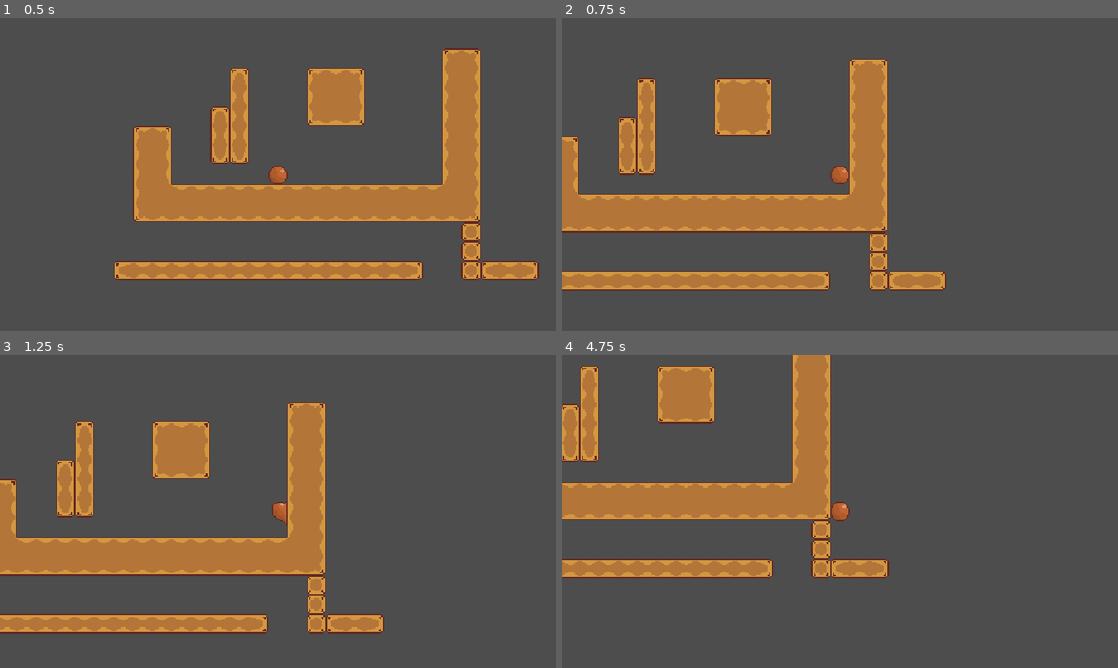
Above: before the commit, frames 1-4 (two rows, left to right).
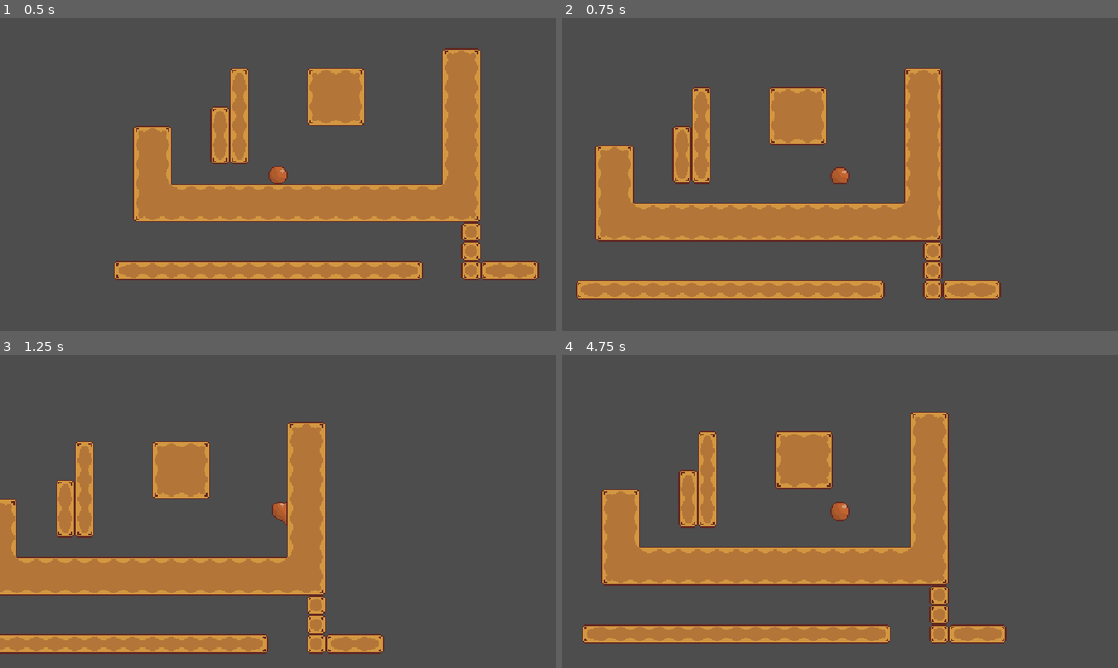
Above: after the commit, the same moments.

Repository: seanlhwi/Haven
Game: Godot game, scene res://game.tscn
The game is run twice, just before and just after one commit, with the same random seed, the same clock (stepped at 60 frames per second) and the same inputs.
Inputs:
- Up to frame 1 (0.5 s): no input
- Up to frame 2 (0.75 s): tap Enter at 0.5 s; hold Right (move_right) from 0.53 s (still down); hold Space (jump) from 0.53 s (still down); tap Shift (dash) at 0.6 s
- Up to frame 3 (1.25 s): keep holding Right (move_right); keep holding Space (jump)
- Up to frame 4 (4.75 s): release Space (jump) at 1.28 s; tap Space (jump) at 1.35, 1.52, 1.82, 3.02, 3.32, 4.52 s; tap Shift (dash) at 1.55, 2.1, 2.85, 4.35 s; release Right (move_right) at 2.03 s; hold Left (move_left) 2.03-2.78 s; hold Space (jump) 2.03-2.78 s; hold Right (move_right) 2.78-4.28 s; hold Space (jump) 3.53-4.28 s; hold Left (move_left) from 4.28 s (still down)

Frame 1 is identical in both runs. In frame 2, 27% of the frame differs, in the area x 0-79%, y 13-90%; in frame 3, 20%; in frame 4, 27%.

Commit message:
fixed animation

Diff:
--- a/Boba/Scenes/player.gd
+++ b/Boba/Scenes/player.gd
@@ -17,7 +17,7 @@
 
 # --- adds acceleration and smooth stop ---
 func _handle_horizontal(delta):
-	if wall_jump_lock > 0.0:
+	if wall_jump_lock > 0.0 or is_dashing:
 		return # stops code if after wall jump
 
 	var direction := Input.get_axis("move_left", "move_right") # -1 if left, 0 if still, +1 if right
@@ -76,7 +76,7 @@
 var base_gravity: float = ProjectSettings.get_setting("physics/2d/default_gravity") # brings default gravity number to scale with const, float is decimal number
 
 func _apply_gravity(delta):
-	if is_clinging:
+	if is_clinging or is_dashing:
 		return
 	if not is_on_floor():
 		var mult := RISE_GRAV_MULT if velocity.y < 0.0 else FALL_GRAV_MULT # when not on floor, multiply rise and fall gravity based on + or - velocity
@@ -137,53 +137,89 @@
 		wall_contact_coyote = 0.0
 
 # --- Dash ---
-const DASH_SPEED: float = 1000.0
-const DASH_TIME: float = 0.12
+const DASH_SPEED: float = 600.0
+const DASH_TIME: float = 0.15
 var can_dash: bool = true
 var dash_timer: float = 0.0
+var is_dashing: bool = false
+var facing_x: int = 1
 
 func _dash_check(delta: float) -> void:
 	var x_input: float = Input.get_axis("move_left", "move_right")
-	if dash_timer == 0.0:
-		var velocity_weight_x: float = 1.0 - exp( -(ACCEL if x_input else FRIC))
-		velocity.x = lerp(velocity.x, x_input * SPEED, velocity_weight_x)
-
-	if x_input:
-		look_dir_x = int(x_input)
-
-	if is_on_floor():
-		if dash_timer == 0.0 and !can_dash:
-			can_dash = true
+	if x_input != 0.0:
+		facing_x = int(x_input)
+
+	if is_on_floor() and dash_timer == 0.0:
+		can_dash = true
 
 # --- dash logic ---
 func _dash_logic(delta: float) -> void:
 	if can_dash and Input.is_action_just_pressed("dash"):
 		can_dash = false
 		dash_timer = DASH_TIME
-		velocity.x = DASH_SPEED * look_dir_x
+		velocity.x = DASH_SPEED * facing_x
 		velocity.y = 0.0
 
 	if dash_timer > 0.0:
 		dash_timer = max(0.0, dash_timer - delta)
 		if is_on_wall():
 			dash_timer = 0.0
+		if dash_timer == 0.0:
+			velocity.x = facing_x * SPEED  # leave the dash at normal speed
+
+	is_dashing = dash_timer > 0.0
 
 # --- animations ---
+enum Phase { NONE, ON, HOLD, OFF }
+var phase := Phase.NONE
+var current_move := ""   # remembers past move, and "" if none
+
+func _ready() -> void:
+	animated_sprite.animation_finished.connect(_on_animation_finished) # plays animation once, and sends to next function, _ready plays once
+
+func _desired_move() -> String:
+	if is_clinging:
+		return "left_wall" if look_dir_x < 0 else "right_wall"
+	if is_dashing:
+		return "dash_left" if facing_x < 0 else "dash_right"
+	return "" # finds current desired move
+
 func _handle_anim() -> void:
-	if is_clinging:
-		if look_dir_x < 0:
-			animated_sprite.play("left_wall")
+	var desired := _desired_move()
+
+	if desired != "" and (desired != current_move or phase == Phase.OFF):
+		current_move = desired
+		if animated_sprite.sprite_frames.has_animation(current_move):
+			phase = Phase.ON
+			animated_sprite.play(current_move)            # transition in
 		else:
-			animated_sprite.play("right_wall")
-		return
-
-	var direction := Input.get_axis("move_left", "move_right")
-	if direction == 0.0:
+			phase = Phase.HOLD
+			animated_sprite.play(current_move + "_on")    # hold
+
+	elif desired == "" and current_move != "" and phase != Phase.OFF:
+		var off_name := current_move + "_off"
+		if animated_sprite.sprite_frames.has_animation(off_name):
+			phase = Phase.OFF
+			animated_sprite.play(off_name)
+		else:
+			phase = Phase.NONE
+			current_move = ""
+
+	if phase == Phase.OFF and not animated_sprite.is_playing():
+		phase = Phase.NONE
+		current_move = ""
+
+	if phase == Phase.NONE:
 		animated_sprite.play("idle")
-	elif direction < 0.0:
-		animated_sprite.play("idle")   # swap in "run_left" when you have one
-	else:
-		animated_sprite.play("idle")   # swap in "run_right" when you have one
+
+func _on_animation_finished() -> void:
+	match phase:
+		Phase.ON:
+			phase = Phase.HOLD
+			animated_sprite.play(current_move + "_on")    # hold
+		Phase.OFF:
+			phase = Phase.NONE
+			current_move = ""
 
 func _physics_process(delta):
 	_update_cling()
--- a/Boba/player.tscn
+++ b/Boba/player.tscn
@@ -178,9 +178,9 @@
 "duration": 1.0,
 "texture": SubResource("AtlasTexture_b26j0")
 }],
-"loop": 1,
+"loop": 0,
 "name": &"dash_left",
-"speed": 5.0
+"speed": 15.0
 }, {
 "frames": [{
 "duration": 1.0,
@@ -195,9 +195,9 @@
 "duration": 1.0,
 "texture": SubResource("AtlasTexture_urp6f")
 }],
-"loop": 1,
+"loop": 0,
 "name": &"dash_left_off",
-"speed": 5.0
+"speed": 15.0
 }, {
 "frames": [{
 "duration": 1.0,
@@ -205,7 +205,7 @@
 }],
 "loop": 1,
 "name": &"dash_left_on",
-"speed": 5.0
+"speed": 15.0
 }, {
 "frames": [{
 "duration": 1.0,
@@ -220,9 +220,9 @@
 "duration": 1.0,
 "texture": SubResource("AtlasTexture_q13i1")
 }],
-"loop": 1,
+"loop": 0,
 "name": &"dash_right",
-"speed": 5.0
+"speed": 15.0
 }, {
 "frames": [{
 "duration": 1.0,
@@ -237,9 +237,9 @@
 "duration": 1.0,
 "texture": SubResource("AtlasTexture_7ahtn")
 }],
-"loop": 1,
+"loop": 0,
 "name": &"dash_right_off",
-"speed": 5.0
+"speed": 15.0
 }, {
 "frames": [{
 "duration": 1.0,
@@ -247,7 +247,7 @@
 }],
 "loop": 1,
 "name": &"dash_right_on",
-"speed": 5.0
+"speed": 15.0
 }, {
 "frames": [{
 "duration": 1.0,
@@ -263,7 +263,7 @@
 "texture": SubResource("AtlasTexture_2hs0m")
 }],
 "loop": 1,
-"name": &"default",
+"name": &"idle",
 "speed": 10.0
 }, {
 "frames": [{
@@ -279,9 +279,9 @@
 "duration": 1.0,
 "texture": SubResource("AtlasTexture_qtqh7")
 }],
-"loop": 1,
+"loop": 0,
 "name": &"left_wall",
-"speed": 5.0
+"speed": 10.0
 }, {
 "frames": [{
 "duration": 1.0,
@@ -296,9 +296,9 @@
 "duration": 1.0,
 "texture": SubResource("AtlasTexture_634y6")
 }],
-"loop": 1,
+"loop": 0,
 "name": &"left_wall_off",
-"speed": 5.0
+"speed": 10.0
 }, {
 "frames": [{
 "duration": 1.0,
@@ -306,7 +306,7 @@
 }],
 "loop": 1,
 "name": &"left_wall_on",
-"speed": 5.0
+"speed": 10.0
 }, {
 "frames": [{
 "duration": 1.0,
@@ -321,9 +321,9 @@
 "duration": 1.0,
 "texture": SubResource("AtlasTexture_ek41f")
 }],
-"loop": 1,
+"loop": 0,
 "name": &"right_wall",
-"speed": 5.0
+"speed": 10.0
 }, {
 "frames": [{
 "duration": 1.0,
@@ -338,9 +338,9 @@
 "duration": 1.0,
 "texture": SubResource("AtlasTexture_331ug")
 }],
-"loop": 1,
+"loop": 0,
 "name": &"right_wall_off",
-"speed": 5.0
+"speed": 10.0
 }, {
 "frames": [{
 "duration": 1.0,
@@ -348,7 +348,7 @@
 }],
 "loop": 1,
 "name": &"right_wall_on",
-"speed": 5.0
+"speed": 10.0
 }]
 
 [sub_resource type="CircleShape2D" id="CircleShape2D_6mlwo"]
@@ -359,8 +359,8 @@
 
 [node name="AnimatedSprite2D" type="AnimatedSprite2D" parent="." unique_id=883259731]
 sprite_frames = SubResource("SpriteFrames_6mlwo")
-animation = &"dash_left"
-autoplay = "default"
+animation = &"dash_right_on"
+autoplay = "idle"
 
 [node name="CollisionShape2D" type="CollisionShape2D" parent="." unique_id=1739995885]
 shape = SubResource("CircleShape2D_6mlwo")
